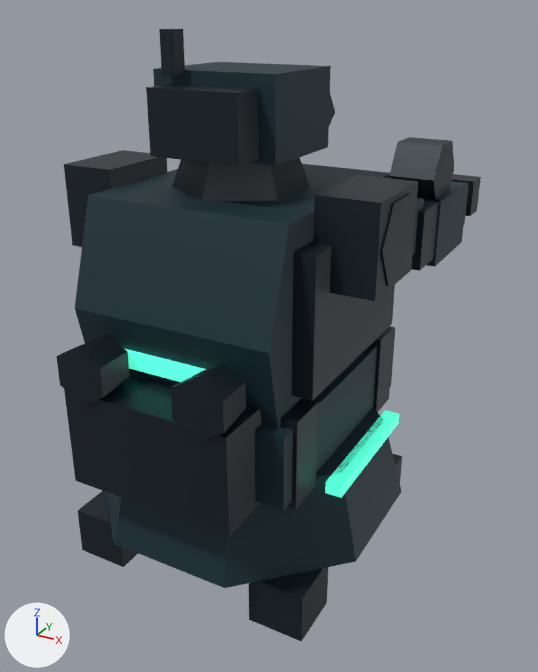
One commit to the glTF model models/guard.glb: the scene before it, then after it.
Both versions are drawn from a camera (50 mm lens) standing at (0.889, -1.503, 1.338) and looking at (0.018, 0.083, 0.546). The axes (+X, +Y, +Z) are drawn at lower left. The lights are the same throughout. The picture after the commit comes second. Where no turn or scale is listed for an object, it has been applied to the vertices.

Objects in the first picture: 'guard_hull', 'weapon_arm'.
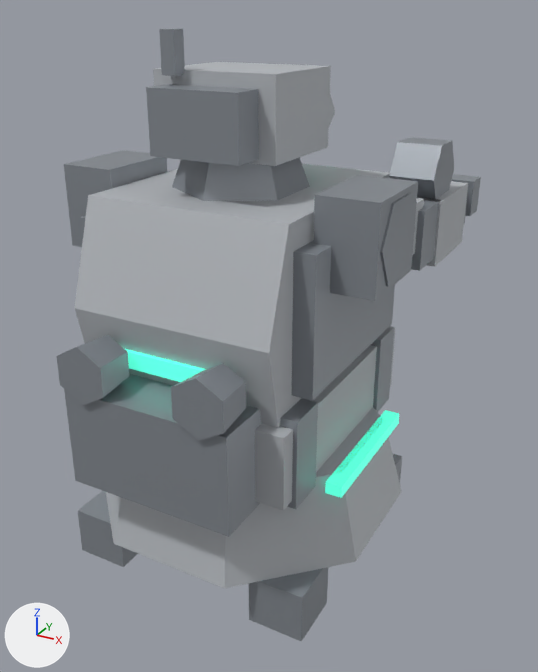
Edits to the bpy script that builds the scene:
```text
Change mat_sentinel_hull:
    mat_sentinel_hull.base_color: (0.00605, 0.0296, 0.0423) -> (0.485, 0.509, 0.539)  # dark cyan #12303a -> light grey #b9bdc2
Change mat_sentinel_plate:
    mat_sentinel_plate.base_color: (0.00802, 0.016, 0.0252) -> (0.27, 0.296, 0.328)  # dark blue #16222c -> grey #8e949b
```

Pixel boxes [x1, y1, x2, y2] of what changed, in the pictures (538 x 672 px):
'guard_hull', recoloured (lighter): [56, 29, 418, 641] in both
'weapon_arm', recoloured (dark cyan to grey): [313, 137, 481, 286] in both
